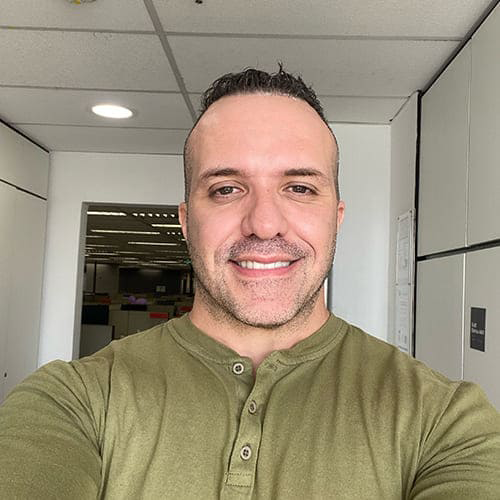
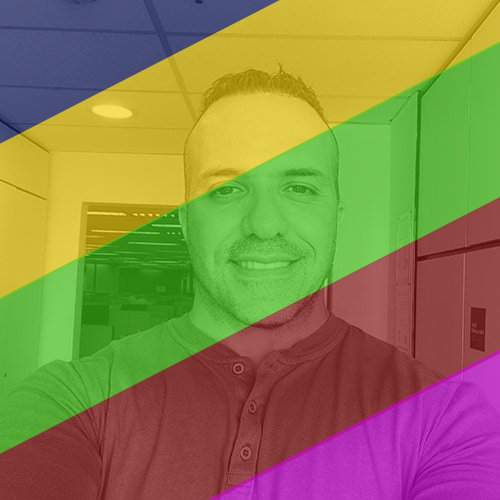
Revision of a layered 500×500 image; what changed, layer by layer:
added layer "Rectangle 1" (1st of 5) (63%) above "Rectangle 1" over [207, 349, 500, 500]
added layer "Rectangle 1" (2nd of 5) (63%) above "Rectangle 1" over [0, 197, 500, 500]
added layer "Rectangle 1" (3rd of 5) (63%) above "Rectangle 1" over [0, 41, 500, 455]
added layer "Rectangle 1" (4th of 5) (63%) above "Rectangle 1" over [0, 0, 500, 301]
added layer "Rectangle 1" (5th of 5) (63%) above "Layer 1" over [0, 0, 281, 144]
added layer "Layer 1" above "Layer 0" over [0, 0, 500, 500]